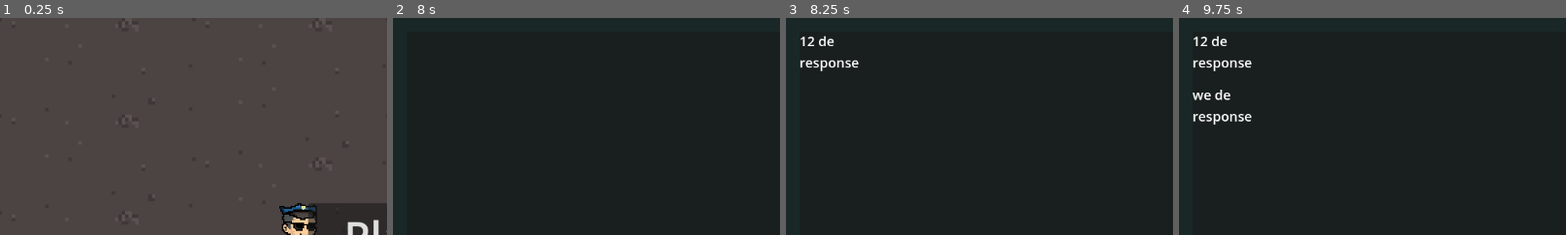
Above: before the commit, frames 1-4 (left to right).
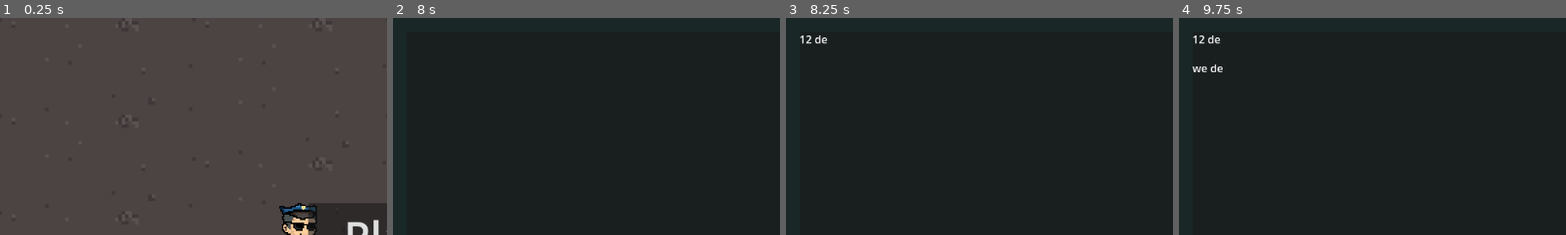
Above: after the commit, the same moments.

Repository: PrisonEscapeGame/main
Game: Godot game, scene res://main.tscn
Two runs of this game, one before a commit and one after it. Both use one fixed random seed, a clock stepped at 60 frames per second and the inputs below.
Inputs (mouse positions are % of the whole screen's width and height, from its top left):
- Up to frame 1 (0.25 s): no input
- Up to frame 2 (8 s): click "Play" at 0.5 s; tap Enter at 1.25 s; move the mouse to (72, 45) at 1.27 s; hold D (move_right) 1.28-2.03 s; hold E (Speak) 1.28-2.03 s; move the mouse to (30, 55) at 2.02 s; hold S (move_down) 2.03-2.78 s; tap E (Speak) at 2.1, 3.6, 5.1, 7.35 s; move the mouse to (60, 28) at 2.77 s; hold D (move_right) 2.78-3.53 s; hold E (Speak) 2.78-3.53 s; move the mouse to (45, 70) at 3.52 s; hold W (move_up) 3.53-4.28 s; move the mouse to (80, 65) at 4.27 s; hold E (Speak) 4.28-5.03 s; hold A (move_left) 4.28-5.78 s; move the mouse to (20, 35) at 5.02 s; move the mouse to (55, 50) at 5.77 s; hold S (move_down) 5.78-6.5 s; hold E (Speak) 5.78-6.5 s; click (50, 77) at 6.52 s; type "12" at 6.6 s; tap Space at 7.25 s; move the mouse to (35, 25) at 7.27 s; hold D (move_right) from 7.28 s (still down)
- Up to frame 3 (8.25 s): tap Enter at 8 s; move the mouse to (72, 45) at 8.02 s; release D (move_right) at 8.03 s; hold W (move_up) from 8.03 s (still down); hold E (Speak) from 8.03 s (still down)
- Up to frame 4 (9.75 s): tap Space at 8.75 s; move the mouse to (30, 55) at 8.77 s; release W (move_up) at 8.78 s; release E (Speak) at 8.78 s; hold D (move_right) 8.78-9.53 s; tap E (Speak) at 8.85 s; tap Enter at 9.5 s; move the mouse to (60, 28) at 9.52 s; hold S (move_down) from 9.53 s (still down); hold E (Speak) from 9.53 s (still down)
The pictures show only the part of the screen within x 0-50%, y 0-50%; the shares and areas given below are measured in that part.

Frames 1-2 are identical in both runs. In frame 3, 0.7% of the frame differs, in the area x 3-19%, y 8-25%; in frame 4, 1.4%, in the area x 3-19%, y 8-50%.
Error before the commit: Invalid access to property or key 'response' on a base object of type 'Nil'. (res://ollama.gd:28)
Error after the commit: Invalid access to property or key 'response' on a base object of type 'Nil'. (res://ollama.gd:30)

Commit message:
The AI's dialogue is now displayed in the chat

Diff:
--- /dev/null
+++ b/ai_res.tscn
@@ -0,0 +1,5 @@
+[gd_scene format=3 uid="uid://bqya8rn57mqv6"]
+
+[node name="AiRes" type="Label"]
+text = "AIResponse"
+autowrap_mode = 3
--- /dev/null
+++ b/ai_response.gd
@@ -0,0 +1,5 @@
+extends VBoxContainer
+
+
+func set_res(response):
+	$AiRes.text = response
--- /dev/null
+++ b/ai_response.tscn
@@ -0,0 +1,12 @@
+[gd_scene load_steps=3 format=3 uid="uid://b0e27qo7dqoxh"]
+
+[ext_resource type="Script" path="res://ai_response.gd" id="1_gp3cx"]
+[ext_resource type="PackedScene" uid="uid://bqya8rn57mqv6" path="res://ai_res.tscn" id="2_thf7u"]
+
+[node name="AiResponse" type="VBoxContainer"]
+size_flags_horizontal = 3
+size_flags_vertical = 3
+script = ExtResource("1_gp3cx")
+
+[node name="AiRes" parent="." instance=ExtResource("2_thf7u")]
+layout_mode = 2
--- a/canvas_chat.gd
+++ b/canvas_chat.gd
@@ -1,22 +1,28 @@
 extends CanvasLayer
 
-@onready var sendText = $"../None"
+@onready var ollama = $"None"
 @onready var text_history = $PanelContainer/MarginContainer/VBoxContainer/TextArea/ScrollContainer/TextHistory
 @onready var timerGuard = $"../Guard2/Timer"
-const InputResponse = preload("res://input_response.tscn")
+const UserInput = preload("res://user_input.tscn")
+const AIResponse = preload("res://ai_response.tscn")
 
 func _ready():
 	hide()
+	get_node("None").connect("response_received" , on_response_received)
 
 func start():
 	show()
 
 func _on_input_text_submitted(new_text):
-	sendText.send_text(new_text)
-	var input_response = InputResponse.instantiate()
-	input_response.set_text(new_text, "response")
-	text_history.add_child(input_response)
+	ollama.send_text(new_text)
+	var user_input = UserInput.instantiate()
+	user_input.set_text(new_text)
+	text_history.add_child(user_input)
 
+func on_response_received(response):
+	var ai_res = AIResponse.instantiate()
+	ai_res.set_res(response)
+	text_history.add_child(ai_res)
 
 func _on_button_pressed():
 	hide()
--- a/canvas_chat.tscn
+++ b/canvas_chat.tscn
@@ -1,13 +1,16 @@
-[gd_scene load_steps=4 format=3 uid="uid://ca6fhom2h331a"]
+[gd_scene load_steps=5 format=3 uid="uid://ca6fhom2h331a"]
 
 [ext_resource type="Script" path="res://canvas_chat.gd" id="1_eh4wt"]
 [ext_resource type="Script" path="res://Input.gd" id="2_ajash"]
+[ext_resource type="PackedScene" uid="uid://coqd1h3e62f17" path="res://ollama_integration.tscn" id="2_muix2"]
 
 [sub_resource type="StyleBoxFlat" id="StyleBoxFlat_4tjmc"]
 bg_color = Color(0.0980392, 0.156863, 0.152941, 1)
 
 [node name="CanvasChat" type="CanvasLayer"]
 script = ExtResource("1_eh4wt")
+
+[node name="None" parent="." instance=ExtResource("2_muix2")]
 
 [node name="PanelContainer" type="PanelContainer" parent="."]
 anchors_preset = 15
@@ -37,6 +40,7 @@
 
 [node name="TextHistory" type="VBoxContainer" parent="PanelContainer/MarginContainer/VBoxContainer/TextArea/ScrollContainer"]
 layout_mode = 2
+size_flags_horizontal = 3
 theme_override_constants/separation = 20
 
 [node name="ChatArea" type="PanelContainer" parent="PanelContainer/MarginContainer/VBoxContainer"]
--- a/dialogues/dialogue.gd
+++ /dev/null
@@ -1,9 +0,0 @@
-extends CanvasLayer
-
-
-# Called when the node enters the scene tree for the first time.
-func _ready():
-	hide()
-
-func start():
-	show()
--- a/dialogues/dialogue.tscn
+++ /dev/null
@@ -1,41 +0,0 @@
-[gd_scene load_steps=3 format=3 uid="uid://dhpqq2c16iob0"]
-
-[ext_resource type="Script" path="res://dialogues/dialogue.gd" id="1_17l8c"]
-[ext_resource type="Texture2D" uid="uid://4h5u1jeufc4b" path="res://assets/dialogueBox2.png" id="1_gllsf"]
-
-[node name="Dialogue" type="CanvasLayer"]
-script = ExtResource("1_17l8c")
-
-[node name="NinePatchRect" type="NinePatchRect" parent="."]
-anchors_preset = 7
-anchor_left = 0.5
-anchor_top = 1.0
-anchor_right = 0.5
-anchor_bottom = 1.0
-offset_left = -550.5
-offset_top = -171.0
-offset_right = 550.5
-grow_horizontal = 2
-grow_vertical = 0
-scale = Vector2(0.931969, 0.911335)
-texture = ExtResource("1_gllsf")
-patch_margin_left = 1
-
-[node name="Name" type="RichTextLabel" parent="NinePatchRect"]
-layout_mode = 0
-offset_left = 53.0
-offset_top = 13.0
-offset_right = 285.0
-offset_bottom = 38.0
-theme_override_colors/default_color = Color(0, 0, 0, 1)
-text = "Name"
-
-[node name="Text" type="RichTextLabel" parent="NinePatchRect"]
-layout_mode = 0
-offset_left = 56.0
-offset_top = 47.0
-offset_right = 1050.0
-offset_bottom = 153.0
-theme_override_colors/default_color = Color(0, 0, 0, 1)
-text = "Test
-"
--- a/input_response.gd
+++ /dev/null
@@ -1,5 +0,0 @@
-extends VBoxContainer
-
-func set_text(input, response):
-	$InputHistory.text = input
-	$Response.text = response
--- a/input_response.tscn
+++ /dev/null
@@ -1,16 +0,0 @@
-[gd_scene load_steps=2 format=3 uid="uid://cmdborcgourf0"]
-
-[ext_resource type="Script" path="res://input_response.gd" id="1_6mwuy"]
-
-[node name="InputResponse" type="VBoxContainer"]
-script = ExtResource("1_6mwuy")
-
-[node name="InputHistory" type="Label" parent="."]
-layout_mode = 2
-theme_override_font_sizes/font_size = 20
-text = "This is what the user typed"
-
-[node name="Response" type="Label" parent="."]
-layout_mode = 2
-theme_override_font_sizes/font_size = 20
-text = "This is the response"
--- a/ollama.gd
+++ b/ollama.gd
@@ -1,5 +1,7 @@
 extends Node
 
+var response = ""
+signal response_received
 
 func send_text(text, context = []):
 
@@ -25,4 +27,7 @@
 # Example implementation:
 func _on_request_completed(result, response_code, headers, body):
 	var json = JSON.parse_string(body.get_string_from_utf8())
-	print(json["response"])
+	response = json["response"]
+	print(response)
+
+	emit_signal("response_received", response)
--- /dev/null
+++ b/user_input.gd
@@ -0,0 +1,5 @@
+extends VBoxContainer
+
+
+func set_text(input):
+	$UserText.text = input
--- /dev/null
+++ b/user_input.tscn
@@ -0,0 +1,12 @@
+[gd_scene load_steps=3 format=3 uid="uid://if7qwwvfkmri"]
+
+[ext_resource type="Script" path="res://user_input.gd" id="1_shp2u"]
+[ext_resource type="PackedScene" uid="uid://drxe87oxai58r" path="res://user_text.tscn" id="2_xgkbm"]
+
+[node name="UserInput" type="VBoxContainer"]
+size_flags_horizontal = 3
+size_flags_vertical = 3
+script = ExtResource("1_shp2u")
+
+[node name="UserText" parent="." instance=ExtResource("2_xgkbm")]
+layout_mode = 2
--- /dev/null
+++ b/user_text.tscn
@@ -0,0 +1,6 @@
+[gd_scene format=3 uid="uid://drxe87oxai58r"]
+
+[node name="UserText" type="Label"]
+size_flags_vertical = 6
+text = "UserInput"
+autowrap_mode = 3
